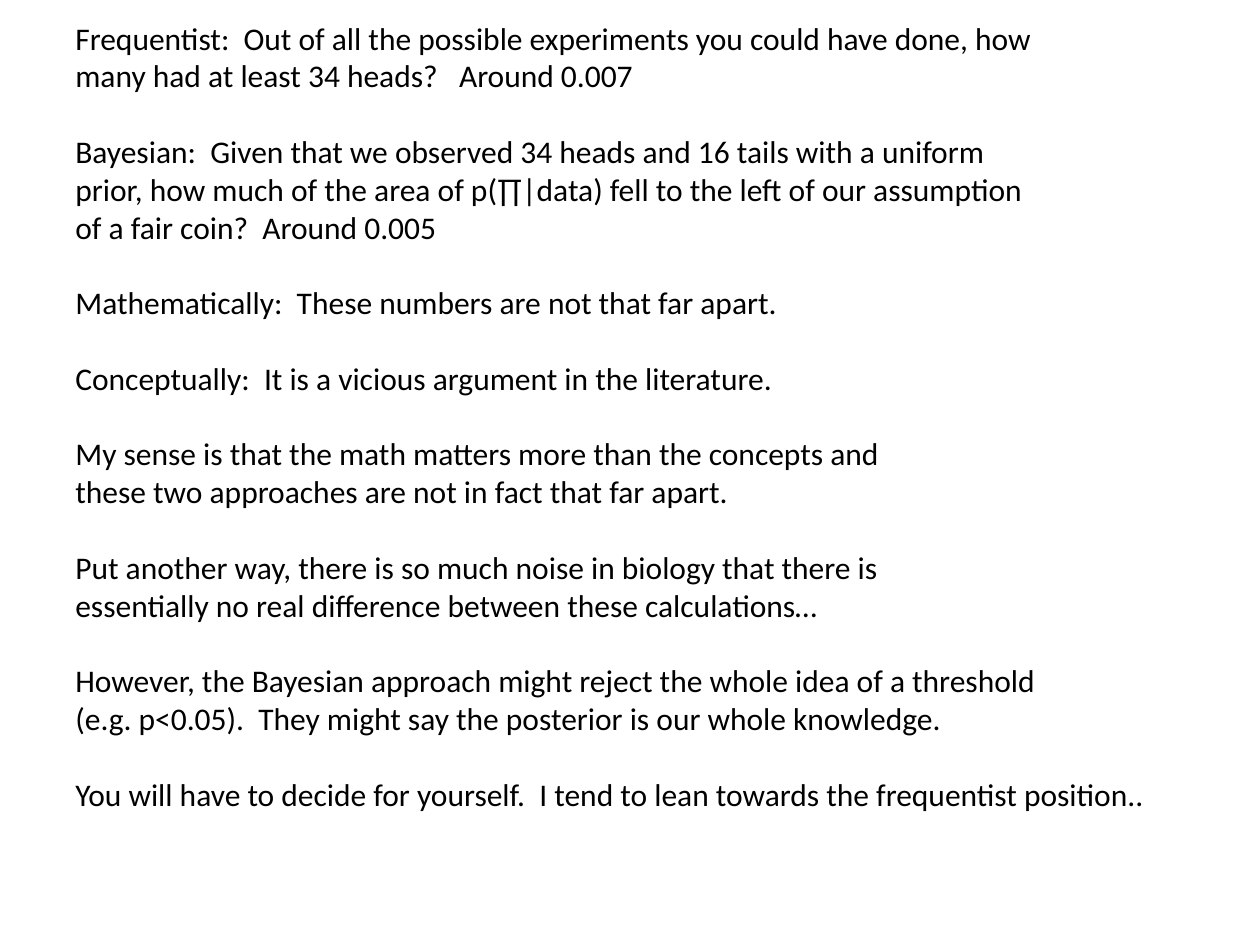
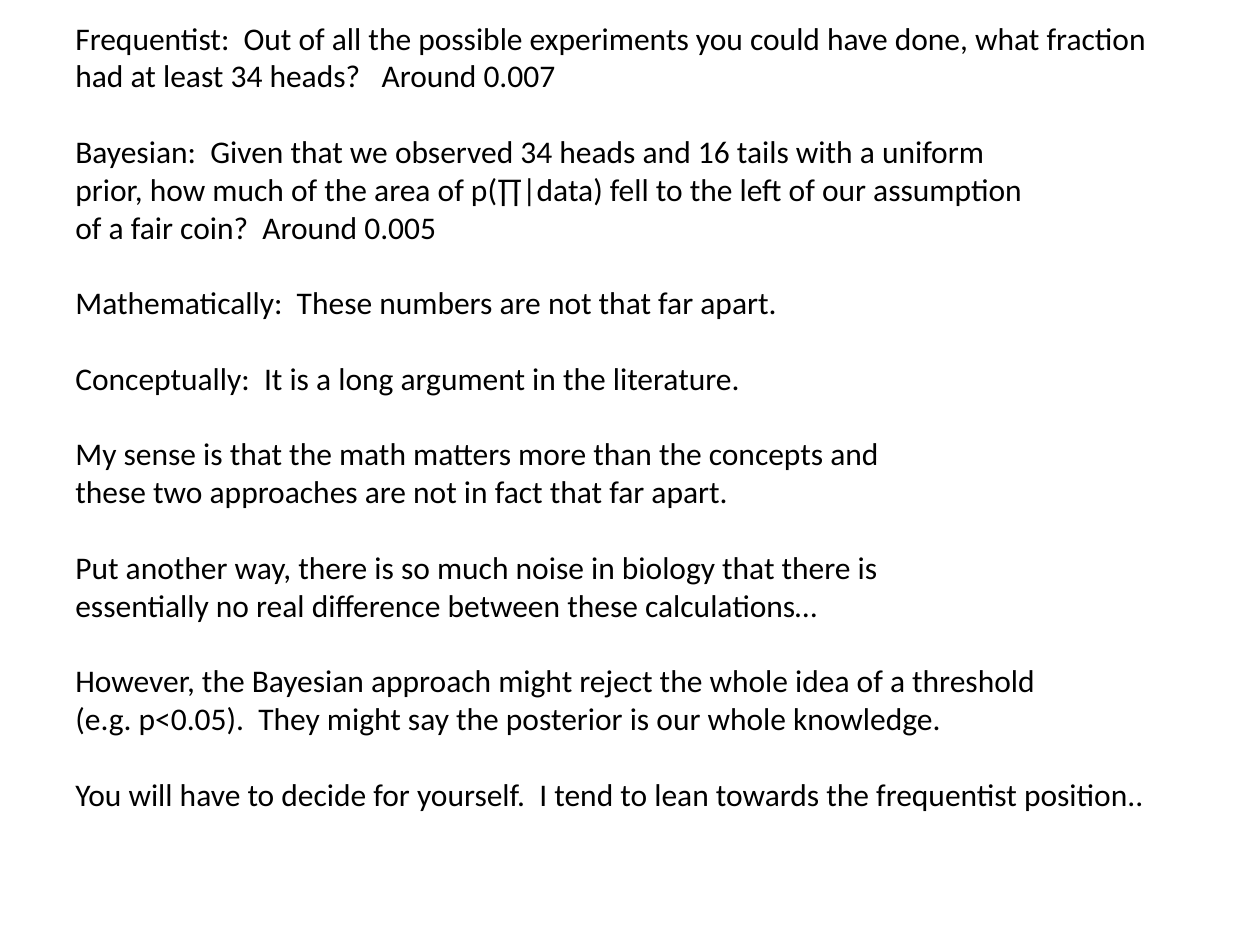
Before and after one commit to afodor/afodor.github.io, a slide deck: slide 5 of classes/stats2017/Lecture06.pptx. Drawn at 1260x945 pixels with LibreOffice and Linux fonts; fonts in the diff are those of the drawing. Boxes give left, top, right and bottom in pixels: in the first picture for what was removed or moved away, otherwise in the second. Text is boxed around its words. In the diff, an @@ line names an element or a change of style, - is before the commit and + after.

Commit message:
small updates to lecture 6

```diff
--- a/classes/stats2017/Lecture06.pptx
+++ b/classes/stats2017/Lecture06.pptx
@@ text at (75, 28, 1146, 88): text changed @@
-Frequentist: Out of all the possible experiments you could have done, how
-many had at least 34 heads? Around 0.007
+Frequentist: Out of all the possible experiments you could have done, what fraction
+had at least 34 heads? Around 0.007
@@ text at (75, 368, 740, 396): text changed @@
-Conceptually: It is a vicious argument in the literature.
+Conceptually: It is a long argument in the literature.
```
Also in this commit, not shown: 1 other slide changed.
